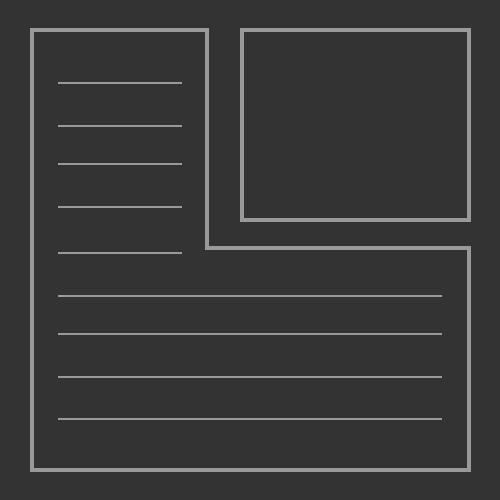
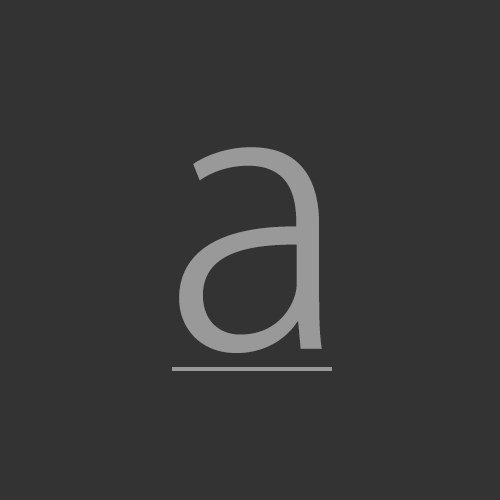
Two versions of the same layered image (500×500). Layer-by-layer changes:
hid "レイヤー 6 のコピー" over (30, 28, 471, 472)
showed "レイヤー 5" over (30, 28, 471, 472)
